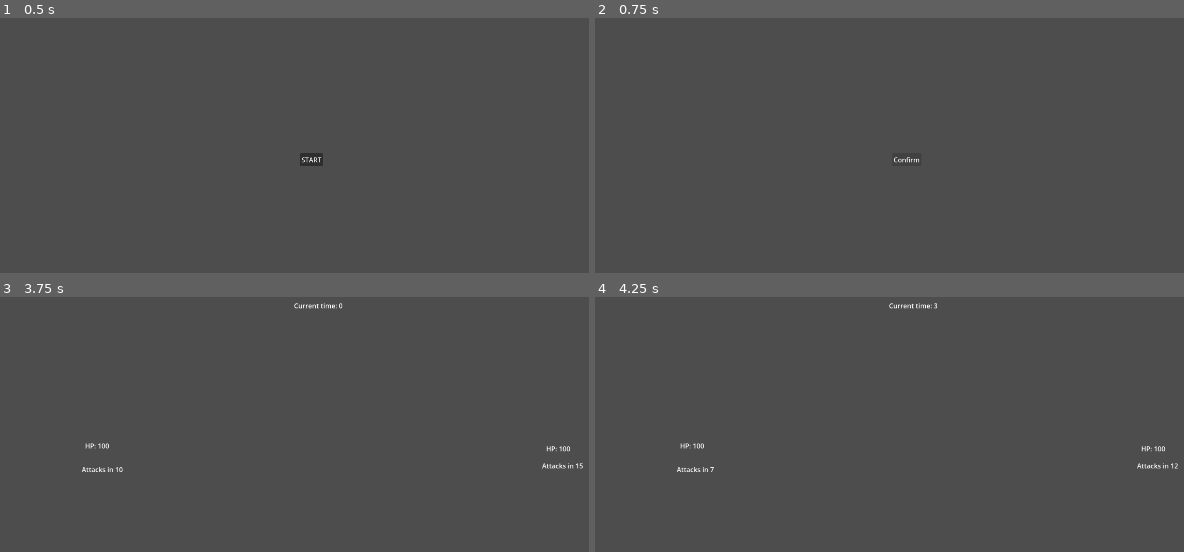
Above: before the commit, frames 1-4 (two rows, left to right).
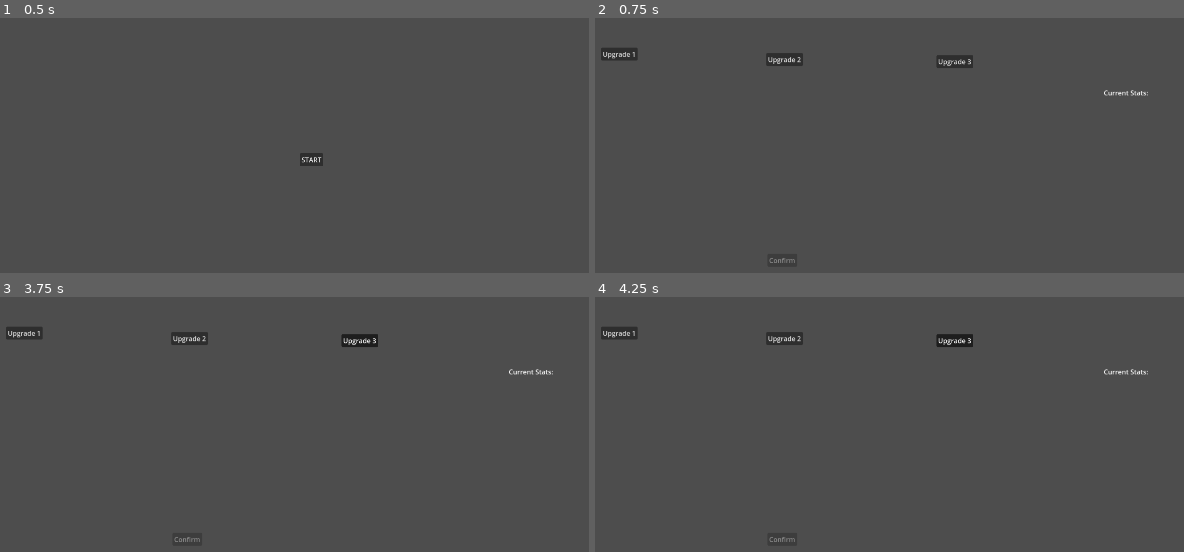
Above: after the commit, the same moments.

Repository: TheJustikar/piratesoftware-gamejam-16
Game: Godot game, scene res://Scenes/MainMenu/MainMenuScene.tscn
The game is run twice, just before and just after one commit, with the same random seed, the same clock (stepped at 60 frames per second) and the same inputs.
Inputs (mouse positions are in pixels of both pictures, inside the frame that each line leads up to):
- Up to frame 1 (0.5 s): no input
- Up to frame 2 (0.75 s): click "START" at 0.5 s
- Up to frame 3 (3.75 s): click (23, 332) at 1.25 s, where only the run after the commit has a clickable "Upgrade 1"; click (188, 337) at 2 s, where only the run after the commit has a clickable "Upgrade 2"; click (359, 340) at 2.75 s, where only the run after the commit has a clickable "Upgrade 3"; click (312, 437) at 3.5 s, where only the run before the commit has a clickable "Confirm"
- Up to frame 4 (4.25 s): no input

Frame 1 is identical in both runs. In frame 2, 1.0% of the frame differs, in the area x 1-94%, y 11-97%; in frame 3, 1.3%, in the area x 1-99%, y 2-97%; in frame 4, 1.3%.

Commit message:
add upgrade buttons and stat labels

Diff:
--- a/Scenes/Upgrade/UpgradeScene.tscn
+++ b/Scenes/Upgrade/UpgradeScene.tscn
@@ -1,7 +1,9 @@
-[gd_scene load_steps=3 format=3 uid="uid://du5y6pqqh5pbj"]
+[gd_scene load_steps=4 format=3 uid="uid://du5y6pqqh5pbj"]
 
 [ext_resource type="Theme" uid="uid://dea4r1m0v77ur" path="res://GlobalAssets/theme.tres" id="1_r4aol"]
 [ext_resource type="Script" path="res://Scenes/Upgrade/upgrade_scene.gd" id="2_6743p"]
+
+[sub_resource type="ButtonGroup" id="ButtonGroup_dtemn"]
 
 [node name="Upgrade" type="Control"]
 layout_mode = 3
@@ -14,18 +16,83 @@
 script = ExtResource("2_6743p")
 
 [node name="ConfirmButton" type="Button" parent="."]
-layout_mode = 1
-anchors_preset = 8
-anchor_left = 0.5
-anchor_top = 0.5
-anchor_right = 0.5
-anchor_bottom = 0.5
-offset_left = -4.0
-offset_top = -4.0
-offset_right = 4.0
-offset_bottom = 4.0
-grow_horizontal = 2
-grow_vertical = 2
+layout_mode = 0
+offset_left = 626.0
+offset_top = 767.0
+offset_right = 697.0
+offset_bottom = 798.0
+focus_mode = 0
+disabled = true
 text = "Confirm"
 
+[node name="Upgrades" type="Control" parent="."]
+anchors_preset = 0
+offset_right = 40.0
+offset_bottom = 40.0
+
+[node name="SelectUpgrade1Button" type="Button" parent="Upgrades"]
+layout_mode = 0
+offset_left = 226.0
+offset_top = 271.0
+offset_right = 314.0
+offset_bottom = 302.0
+focus_mode = 0
+toggle_mode = true
+button_group = SubResource("ButtonGroup_dtemn")
+text = "Upgrade 1"
+
+[node name="Upgrade1StatsLabel" type="Label" parent="Upgrades"]
+layout_mode = 0
+offset_left = 240.0
+offset_top = 340.0
+offset_right = 280.0
+offset_bottom = 363.0
+
+[node name="SelectUpgrade2Button" type="Button" parent="Upgrades"]
+layout_mode = 0
+offset_left = 623.0
+offset_top = 284.0
+offset_right = 711.0
+offset_bottom = 315.0
+focus_mode = 0
+toggle_mode = true
+button_group = SubResource("ButtonGroup_dtemn")
+text = "Upgrade 2"
+
+[node name="Upgrade2StatsLabel" type="Label" parent="Upgrades"]
+layout_mode = 0
+offset_left = 650.0
+offset_top = 352.0
+offset_right = 690.0
+offset_bottom = 375.0
+
+[node name="SelectUpgrade3Button" type="Button" parent="Upgrades"]
+layout_mode = 0
+offset_left = 1032.0
+offset_top = 289.0
+offset_right = 1120.0
+offset_bottom = 320.0
+focus_mode = 0
+toggle_mode = true
+button_group = SubResource("ButtonGroup_dtemn")
+text = "Upgrade 3"
+
+[node name="Upgrade3StatsLabel" type="Label" parent="Upgrades"]
+layout_mode = 0
+offset_left = 1062.0
+offset_top = 361.0
+offset_right = 1102.0
+offset_bottom = 384.0
+
+[node name="CharacterStatsLabel" type="Label" parent="."]
+layout_mode = 0
+offset_left = 1434.0
+offset_top = 368.0
+offset_right = 1541.0
+offset_bottom = 391.0
+text = "Current Stats:"
+
 [connection signal="button_up" from="ConfirmButton" to="." method="_on_confirm_button_button_up"]
+[connection signal="toggled" from="Upgrades/SelectUpgrade1Button" to="." method="_on_select_upgrade_1_button_toggled"]
+[connection signal="toggled" from="Upgrades/SelectUpgrade2Button" to="." method="_on_select_upgrade_2_button_toggled"]
+[connection signal="toggled" from="Upgrades/SelectUpgrade3Button" to="." method="_on_select_upgrade_3_button_toggled"]
